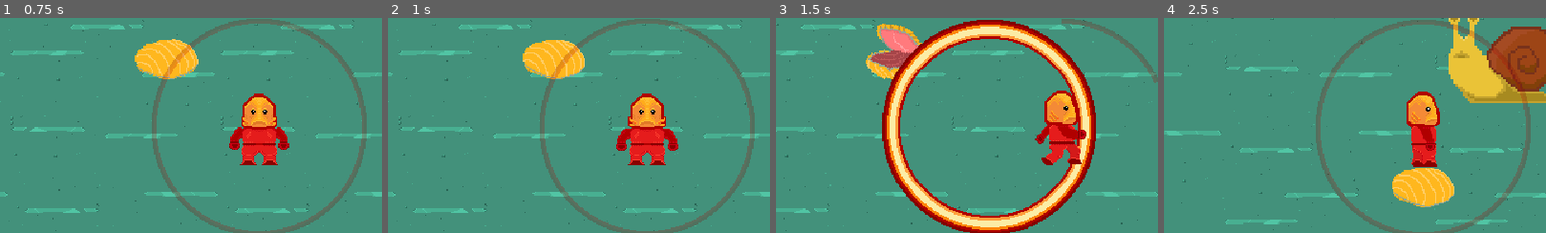
Above: before the commit, frames 1-4 (left to right).
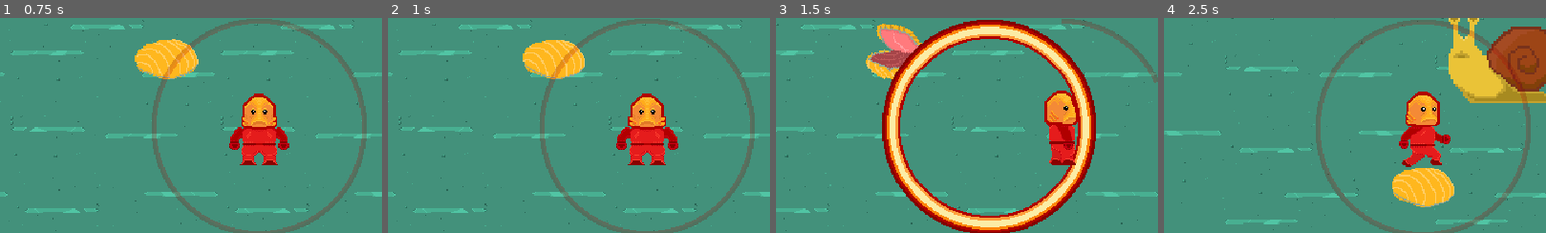
Above: after the commit, the same moments.

Repository: Splashy-Inc/enemy-anemone
Game: Godot game, scene res://SCENES/screen_manager.tscn
Same seed, same stepped clock (60 frames per second), same inputs: the game is played once before the commit and once after it.
Inputs (mouse positions are % of the whole screen's width and height, from its top left):
- Up to frame 1 (0.75 s): click "Play" at 0.5 s
- Up to frame 2 (1 s): no input
- Up to frame 3 (1.5 s): tap Enter at 1.25 s; move the mouse to (72, 45) at 1.27 s; press the mouse at (72, 45) at 1.28 s; hold D (right) from 1.28 s (still down)
- Up to frame 4 (2.5 s): move the mouse to (30, 55) at 2.02 s; release D (right) at 2.03 s; release the mouse at (30, 55) at 2.03 s; hold S (down) from 2.03 s (still down); right-click (30, 55) at 2.1 s
The pictures show only the part of the screen within x 16-66%, y 25-75%; the shares and areas given below are measured in that part.

Frame 1 is identical in both runs. In frame 2, 0.3% of the frame differs, in the area x 59-76%, y 46-62%; in frame 3, 1.0%; in frame 4, 1.6%, in the area x 61-75%, y 36-70%.

Commit message:
Player footstep sounds

Diff:
--- a/SCENES/player.tscn
+++ b/SCENES/player.tscn
@@ -6,6 +6,8 @@
 [ext_resource type="Texture2D" uid="uid://cq6w0y5oujq6x" path="res://ASSETS/Art/player/SplorshRun64.png" id="3_n1m0v"]
 [ext_resource type="PackedScene" uid="uid://c46ovojbc3oqw" path="res://SCENES/blast_attack.tscn" id="4_0migj"]
 [ext_resource type="Texture2D" uid="uid://b24k05xkj5jk6" path="res://ASSETS/Art/blast/Blast.png" id="4_cu67q"]
+[ext_resource type="PackedScene" uid="uid://cmiraoyeq5xh6" path="res://SCENES/sfx_manager.tscn" id="7_p7rpb"]
+[ext_resource type="AudioStream" uid="uid://bqmvufwr5nweo" path="res://ASSETS/Audio/player/boot_step2.mp3" id="8_4tyxy"]
 
 [sub_resource type="AtlasTexture" id="AtlasTexture_04nvw"]
 atlas = ExtResource("4_cu67q")
@@ -91,12 +93,112 @@
 }],
 "loop": true,
 "name": &"move",
-"speed": 5.0
+"speed": 6.0
 }]
 
 [sub_resource type="CapsuleShape2D" id="CapsuleShape2D_gbnk1"]
 radius = 15.0
 height = 60.0
+
+[sub_resource type="AudioStreamRandomizer" id="AudioStreamRandomizer_tvt7f"]
+random_pitch = 1.5
+streams_count = 1
+stream_0/stream = ExtResource("8_4tyxy")
+
+[sub_resource type="Animation" id="Animation_ui8j5"]
+resource_name = "idle"
+tracks/0/type = "value"
+tracks/0/imported = false
+tracks/0/enabled = true
+tracks/0/path = NodePath("AnimatedSprite2D:animation")
+tracks/0/interp = 1
+tracks/0/loop_wrap = true
+tracks/0/keys = {
+"times": PackedFloat32Array(0),
+"transitions": PackedFloat32Array(1),
+"update": 1,
+"values": [&"idle"]
+}
+
+[sub_resource type="Animation" id="Animation_83pu2"]
+length = 0.001
+tracks/0/type = "value"
+tracks/0/imported = false
+tracks/0/enabled = true
+tracks/0/path = NodePath("AnimatedSprite2D:animation")
+tracks/0/interp = 1
+tracks/0/loop_wrap = true
+tracks/0/keys = {
+"times": PackedFloat32Array(0),
+"transitions": PackedFloat32Array(1),
+"update": 1,
+"values": [&"idle"]
+}
+tracks/1/type = "value"
+tracks/1/imported = false
+tracks/1/enabled = true
+tracks/1/path = NodePath("AnimatedSprite2D:frame")
+tracks/1/interp = 1
+tracks/1/loop_wrap = true
+tracks/1/keys = {
+"times": PackedFloat32Array(0),
+"transitions": PackedFloat32Array(1),
+"update": 1,
+"values": [0]
+}
+
+[sub_resource type="Animation" id="Animation_y0jek"]
+resource_name = "move"
+length = 0.666683
+step = 0.166667
+tracks/0/type = "value"
+tracks/0/imported = false
+tracks/0/enabled = true
+tracks/0/path = NodePath("AnimatedSprite2D:animation")
+tracks/0/interp = 1
+tracks/0/loop_wrap = true
+tracks/0/keys = {
+"times": PackedFloat32Array(0),
+"transitions": PackedFloat32Array(1),
+"update": 1,
+"values": [&"move"]
+}
+tracks/1/type = "value"
+tracks/1/imported = false
+tracks/1/enabled = true
+tracks/1/path = NodePath("AnimatedSprite2D:frame")
+tracks/1/interp = 1
+tracks/1/loop_wrap = true
+tracks/1/keys = {
+"times": PackedFloat32Array(0, 0.166667, 0.333333, 0.5),
+"transitions": PackedFloat32Array(1, 1, 1, 1),
+"update": 1,
+"values": [0, 1, 2, 3]
+}
+tracks/2/type = "method"
+tracks/2/imported = false
+tracks/2/enabled = true
+tracks/2/path = NodePath("SFXManager")
+tracks/2/interp = 1
+tracks/2/loop_wrap = true
+tracks/2/keys = {
+"times": PackedFloat32Array(0.166667, 0.5),
+"transitions": PackedFloat32Array(1, 1),
+"values": [{
+"args": ["FootSteps"],
+"method": &"play"
+}, {
+"args": ["FootSteps"],
+"method": &"play"
+}]
+}
+
+[sub_resource type="AnimationLibrary" id="AnimationLibrary_lwhee"]
+_data = {
+"RESET": SubResource("Animation_83pu2"),
+"idle": SubResource("Animation_ui8j5"),
+"move": SubResource("Animation_y0jek")
+}
 
 [node name="Player" type="CharacterBody2D"]
 z_index = 2
@@ -123,7 +225,6 @@
 sprite_frames = SubResource("SpriteFrames_341is")
 animation = &"idle"
 autoplay = "idle"
-frame_progress = 0.561926
 
 [node name="CollisionShape2D" type="CollisionShape2D" parent="."]
 position = Vector2(0, 2)
@@ -135,3 +236,17 @@
 
 [node name="BlastCooldown" type="Timer" parent="."]
 one_shot = true
+
+[node name="SFXManager" parent="." instance=ExtResource("7_p7rpb")]
+
+[node name="FootSteps" type="AudioStreamPlayer2D" parent="SFXManager"]
+stream = SubResource("AudioStreamRandomizer_tvt7f")
+volume_db = -15.0
+pitch_scale = 1.5
+bus = &"Player Steps"
+
+[node name="AnimationPlayer" type="AnimationPlayer" parent="."]
+libraries = {
+"": SubResource("AnimationLibrary_lwhee")
+}
+autoplay = "idle"
--- a/SCRIPTS/player.gd
+++ b/SCRIPTS/player.gd
@@ -4,6 +4,7 @@
 const JUMP_VELOCITY = -400.0
 
 @onready var animated_sprite_2d: AnimatedSprite2D = $AnimatedSprite2D
+@onready var animation_player: AnimationPlayer = $AnimationPlayer
 @onready var blast_cooldown: Timer = $BlastCooldown
 @onready var attack_range: TextureProgressBar = $AttackRange
 @onready var player: CharacterBody2D = $"."
@@ -21,15 +22,15 @@
 	var direction := Input.get_vector("left", "right", "up", "down").normalized()
 	if direction:
 		if direction.x < 0:
-			animated_sprite_2d.play("move")
+			animation_player.play("move")
 			animated_sprite_2d.flip_h = true
 		else:
-			animated_sprite_2d.play("move")
+			animation_player.play("move")
 			animated_sprite_2d.flip_h = false
 
 		velocity = direction.normalized() * SPEED
 	else:
-		animated_sprite_2d.play("idle")
+		animation_player.play("idle")
 		velocity = Vector2.ZERO
 
 	move_and_slide()
--- /dev/null
+++ b/default_bus_layout.tres
@@ -0,0 +1,9 @@
+[gd_resource type="AudioBusLayout" format=3 uid="uid://i7xgkfiujj3l"]
+
+[resource]
+bus/1/name = &"Player Steps"
+bus/1/solo = false
+bus/1/mute = false
+bus/1/bypass_fx = false
+bus/1/volume_db = 0.0
+bus/1/send = &"Master"
Not shown: 1 places in SCENES/player.tscn that only renumber resources
